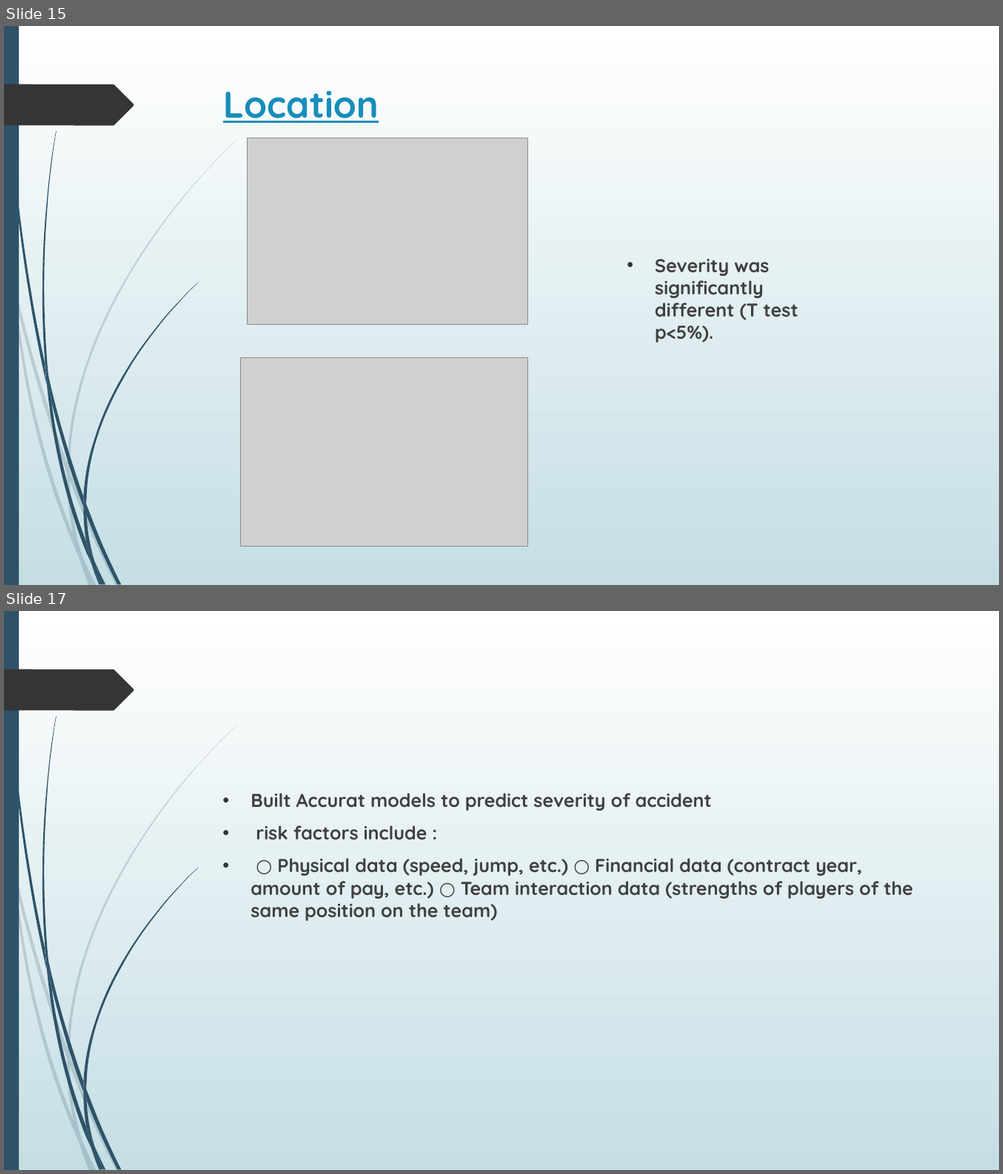
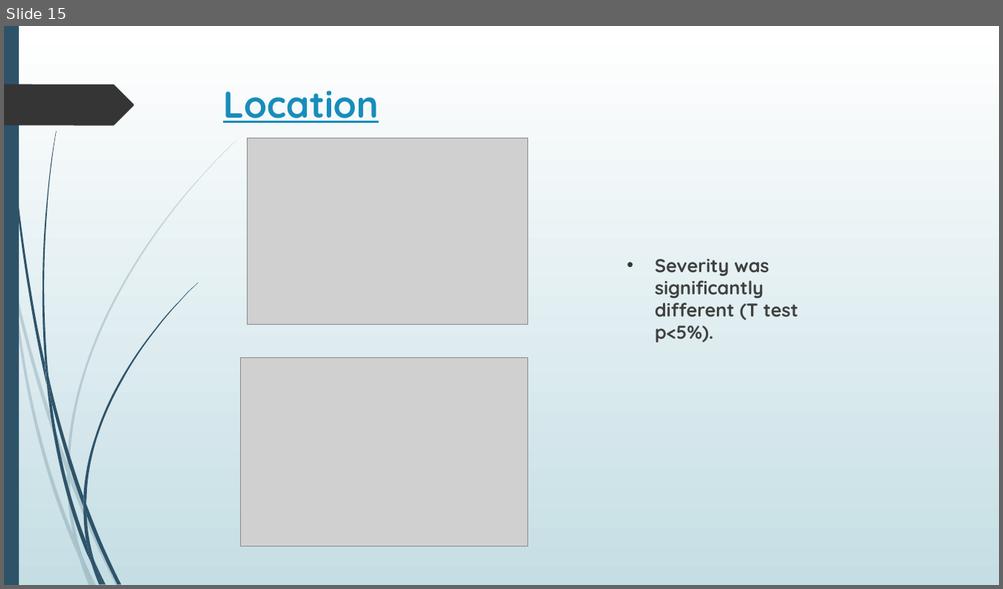
Before and after one commit to dr-askar/IBM_capstone, a slide deck: Predicting the severity of accidents.pptx. Shown one above the other, each under a label of ours: slides 15 and 17 before the commit, slide 15 after it; the slides between them are not shown. The pictures are 1003x1174 and 1003x589 pixels, drawn with LibreOffice and Linux fonts; fonts in the diff are those of the drawing; grey boxes stand for pictures. Boxes give left, top, right and bottom in pixels: in the first picture for what was removed or moved away, otherwise in the second. Text is boxed around its words. In the diff, an @@ line names an element or a change of style, - is before the commit and + after.

```diff
--- a/Predicting the severity of accidents.pptx
+++ b/Predicting the severity of accidents.pptx
@@ slide 17 removed at [4, 611, 999, 1170], background gradient #FFFFFF to #C5DEE5; not listed: 24 template elements that a slide beside it also shows @@
@@ text removed at [250, 793, 913, 921] @@
-• Built Accurat models to predict severity of accident
-• risk factors include :
-• ○ Physical data (speed, jump, etc.) ○ Financial data (contract year, amount of pay, etc.) ○ Team interaction data (strengths of players of the same position on the team)
```
Also in this commit, not shown: 2 slides changed, 2 slides added, 3 other files.
